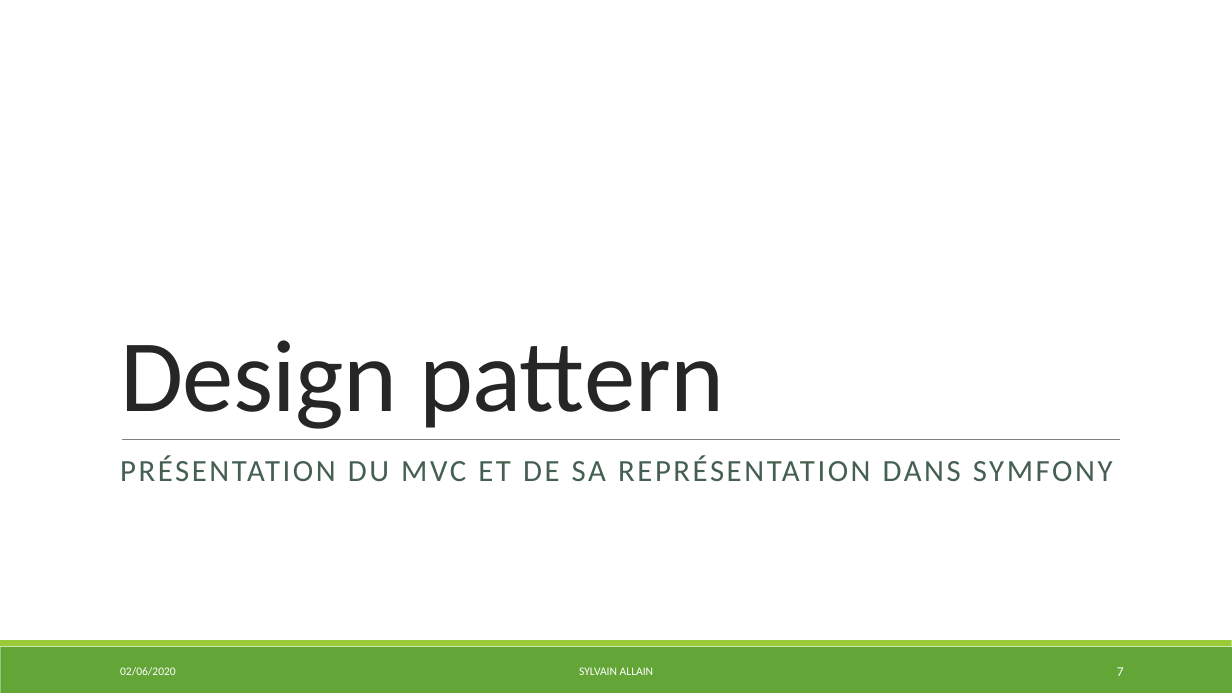
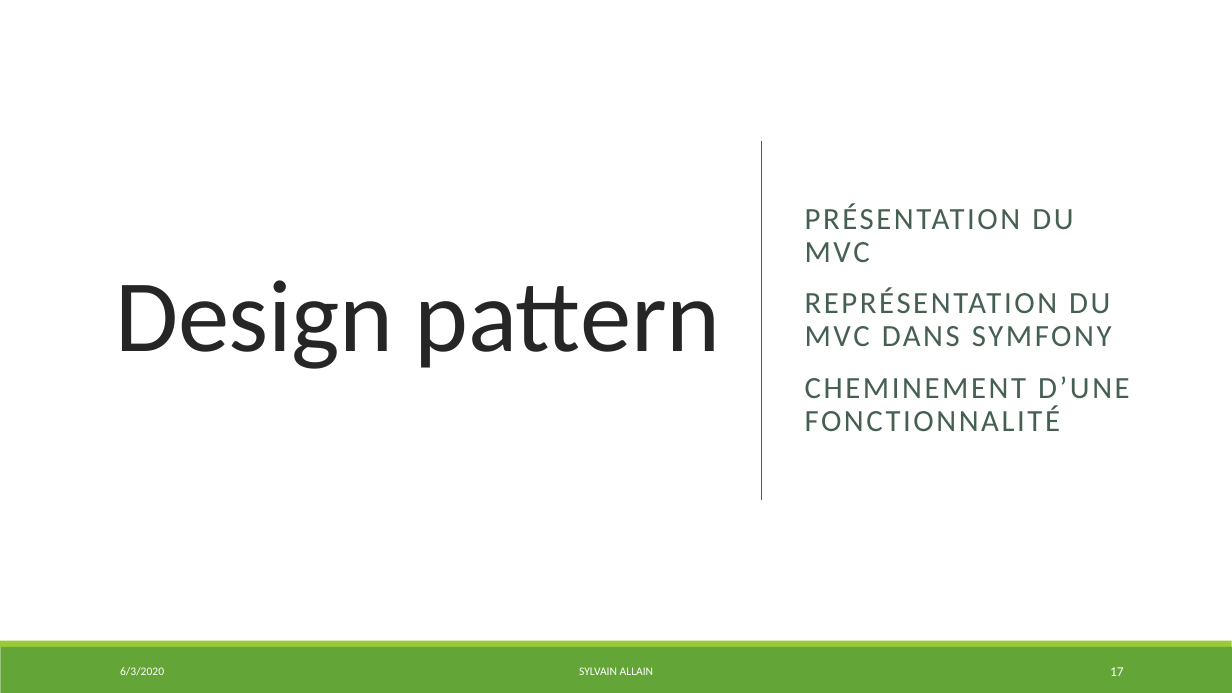
Before and after one commit to S2LF/ProjetPro, a slide deck: slide 17 of ProjetTof’Box.pptx (slide 7 before the commit). Drawn at 1232x693 pixels with LibreOffice and Linux fonts; fonts in the diff are those of the drawing. Boxes give left, top, right and bottom in pixels: in the first picture for what was removed or moved away, otherwise in the second. Text is boxed around its words. In the diff, an @@ line names an element or a change of style, - is before the commit and + after.

```diff
--- a/ProjetTof’Box.pptx
+++ b/ProjetTof’Box.pptx
@@ rectangle added at (0,0,1232,693), fill #FFFFFF @@
@@ title "Design pattern": place and size @@
-title "Design pattern" at (120,340,724,429)
+title "Design pattern" at (116,280,720,369)
@@ title "Design pattern" at (116,280,720,369): alignment left to right; vertical alignment bottom to middle @@
@@ text "PRÉSENTATION DU MVC" at (805,203,1130,431): vertical alignment top to middle @@
@@ line added from (762, 140) to (762, 500), #455F51 1 pt @@
@@ text at (805,203,1130,431): text changed @@
-PRÉSENTATION DU MVC ET DE SA REPRÉSENTATION DANS SYMFONY
+PRÉSENTATION DU MVC
+REPRÉSENTATION DU MVC DANS SYMFONY
+CHEMINEMENT D’UNE FONCTIONNALITÉ
@@ line removed from (122, 439) to (1120, 439) @@
@@ rectangle removed at (0,647,1232,693) @@
@@ rectangle removed at (0,640,1232,647) @@
@@ rectangle added at (0,640,1232,647), fill #99CB38 @@
@@ rectangle added at (0,647,1232,693), fill #63A537 @@
@@ text at (120,667,164,676): text changed @@
-02/06/2020
+6/3/2020
@@ page number at (1110,667,1124,676): text changed @@
-7
+17
```
Also in this commit, not shown: 15 other slides changed, 14 slides added, 1 other file.
